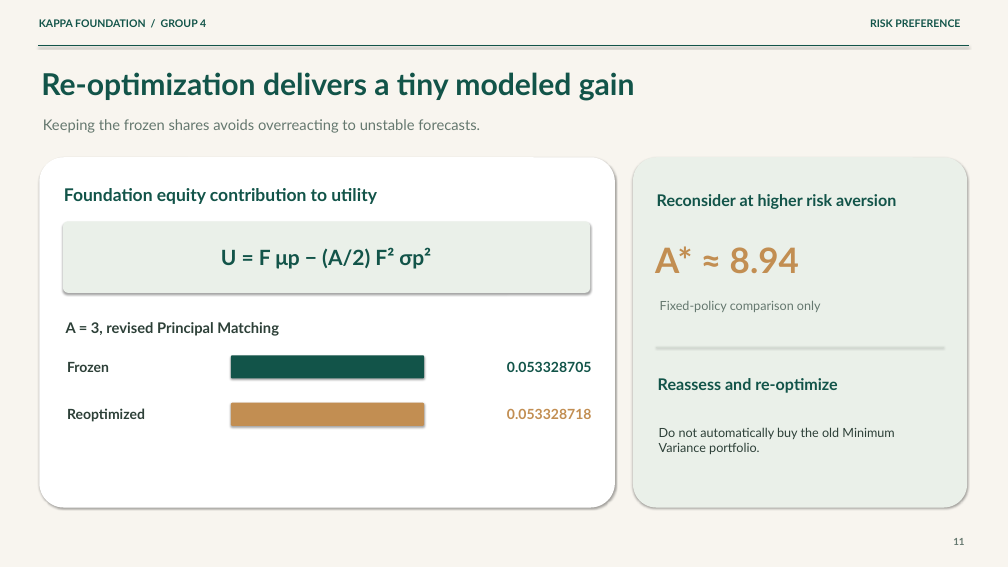
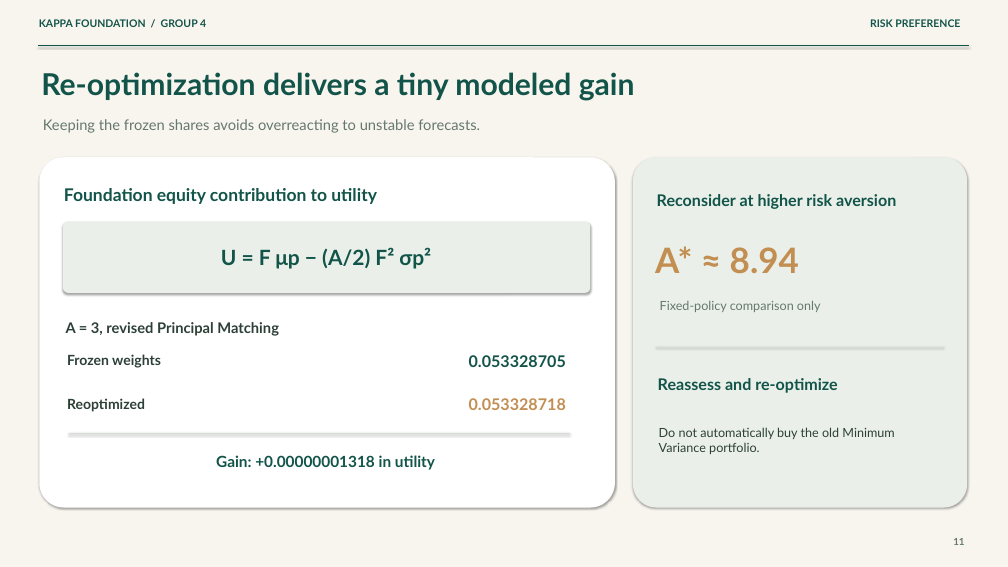
Before and after one commit to lucasnguynn/BFIN-Assignment, a slide deck: slide 11 of Final Submission/Presentation.pptx. Drawn at 1008x567 pixels with LibreOffice and Linux fonts; fonts in the diff are those of the drawing. Boxes give left, top, right and bottom in pixels: in the first picture for what was removed or moved away, otherwise in the second. Text is boxed around its words. In the diff, an @@ line names an element or a change of style, - is before the commit and + after.

```diff
--- a/Final Submission/Presentation.pptx
+++ b/Final Submission/Presentation.pptx
@@ text at (x1=67, y1=354, x2=161, y2=368): text changed @@
-Frozen
+Frozen weights
@@ rounded rectangle removed at (x1=231, y1=355, x2=424, y2=379) @@
@@ text "0.053328705" moved from (x1=507, y1=361, x2=592, y2=372) to (x1=469, y1=355, x2=566, y2=367) @@
@@ text "0.053328705" at (x1=469, y1=355, x2=566, y2=367): size 20 to 23 pt @@
@@ text "Reoptimized" moved from (x1=67, y1=408, x2=145, y2=422) to (x1=67, y1=398, x2=145, y2=412) @@
@@ rounded rectangle removed at (x1=231, y1=403, x2=424, y2=426) @@
@@ text "0.053328718" at (x1=469, y1=398, x2=566, y2=410): size 20 to 23 pt @@
@@ text "0.053328718" moved from (x1=507, y1=409, x2=592, y2=419) to (x1=469, y1=398, x2=566, y2=410) @@
@@ line added from (69, 433) to (570, 433), #D4DCD3 1.2 pt @@
@@ text added at (x1=216, y1=455, x2=435, y2=470), 22 pt, text #125449, bold @@
+Gain: +0.00000001318 in utility
```
Also in this commit, not shown: 2 other slides changed, 7 other files.
